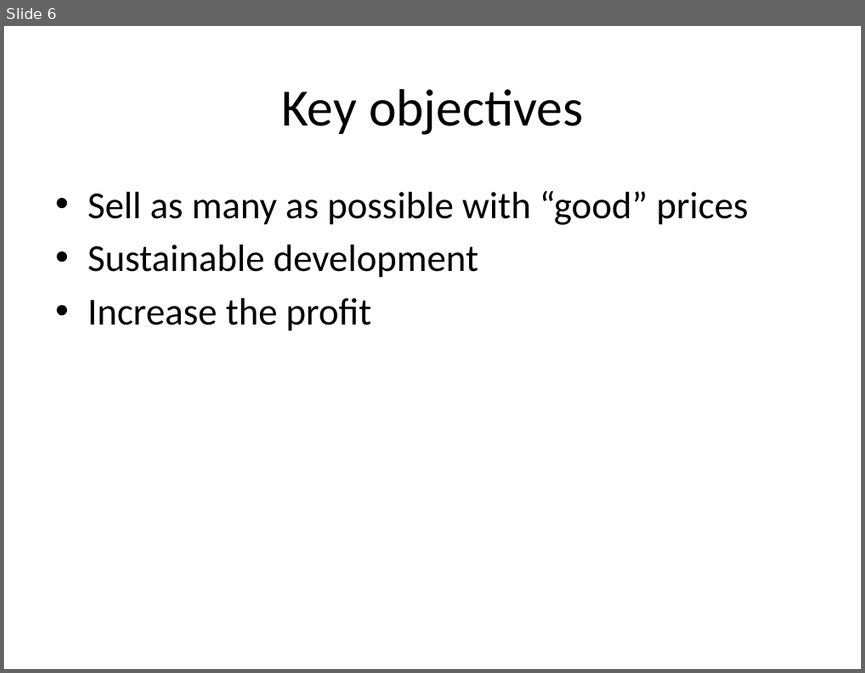
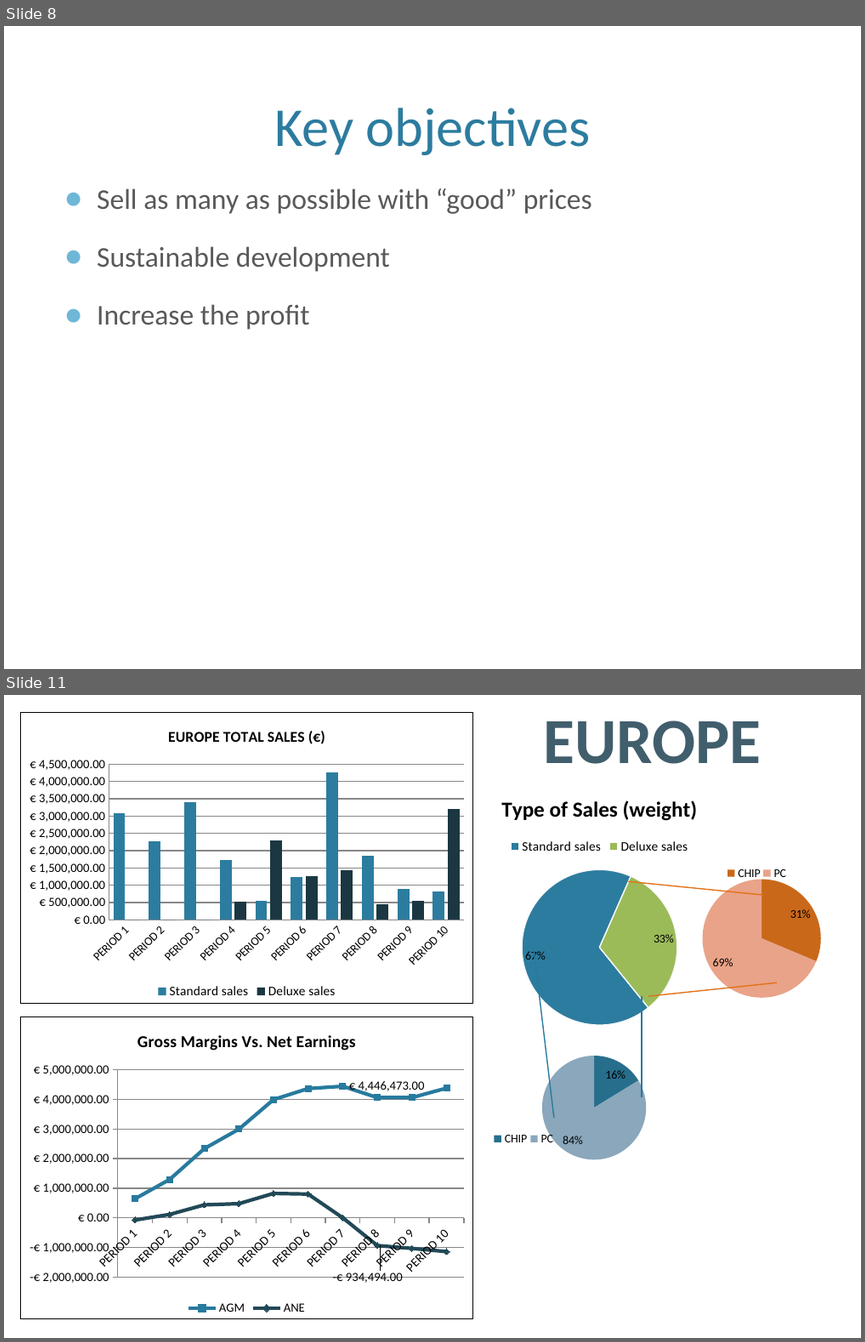
Before and after one commit to dj-death/modtech-bussim-2013, a slide deck: Documents/Final_Presentation.pptx. Shown one above the other, each under a label of ours: slide 6 before the commit, slides 8 and 11 after it; the slides between them are not shown. The pictures are 865x673 and 865x1342 pixels, drawn with LibreOffice and Linux fonts; fonts in the diff are those of the drawing; background and template pictures are left out. Boxes give left, top, right and bottom in pixels: in the first picture for what was removed or moved away, otherwise in the second. Text is boxed around its words. In the diff, an @@ line names an element or a change of style, - is before the commit and + after.

```diff
--- a/Documents/Final_Presentation.pptx
+++ b/Documents/Final_Presentation.pptx
@@ slide 11 added at box(4, 695, 861, 1338), background picture (left out) @@
@@ column chart added at box(21, 713, 473, 1004) @@
+title "EUROPE TOTAL SALES (€)"
+categories: PERIOD 1, PERIOD 2, PERIOD 3, PERIOD 4, PERIOD 5, PERIOD 6, PERIOD 7, PERIOD 8, PERIOD 9, PERIOD 10
+Standard sales: 3100000, 2300000, 3400000, 1700000, 600000, 1200000, 4300000, 1900000, 900000, 800000
+Deluxe sales: 0, 0, 0, 500000, 2300000, 1300000, 1400000, 500000, 500000, 3200000
@@ text added at box(543, 721, 760, 764), 54 pt, text gradient #91A2AC to #415E6D to #00435C, bold @@
+EUROPE
@@ pie chart added at box(386, 780, 814, 1036) @@
+title "Type of Sales (weight)"
+categories: Standard sales, Deluxe sales
+Series 1: 67, 33
@@ pie chart added at box(574, 840, 861, 1009) @@
+categories: CHIP, PC
+Series 1: 16, 84
+Series 2: 16, 84
+Series 3: 31, 69
+Series 4: 16, 84
@@ line added from (628, 882) to (763, 895), #E27218 1 pt @@
@@ line added from (534, 948) to (554, 1117), #287A9E 1 pt @@
@@ line added from (642, 996) to (642, 1097), #287A9E 1 pt @@
@@ line added from (648, 996) to (777, 983), #E27218 1 pt @@
@@ line chart added at box(21, 1016, 473, 1319) @@
+title "Gross Margins Vs. Net Earnings"
+categories: PERIOD 1, PERIOD 2, PERIOD 3, PERIOD 4, PERIOD 5, PERIOD 6, PERIOD 7, PERIOD 8, PERIOD 9, PERIOD 10
+AGM: 645000, 1297912, 2338381, 2997045, 3995855, 4368695, 4446473, 4064250, 4064250, 4384250
+ANE: -72777, 116624, 439717, 480720, 825487, 803987, 4150, -934494, -1031575, -1138444
@@ pie chart added at box(406, 1003, 792, 1171) @@
+categories: CHIP, PC
+Series 1: 16, 84
+Series 2: 16, 84
+Series 3: 16, 84
+Series 4: 16, 84
@@ what was slide 6 is now slide 8 @@
@@ slide 8 changed as well @@
@@ title "Key objectives": place and size @@
-title "Key objectives" at box(281, 89, 583, 135)
+title "Key objectives" at box(274, 108, 590, 155)
@@ title "Key objectives" at box(274, 108, 590, 155): size 44 to 46 pt, text colour #000000 to #2C7C9F; vertical alignment middle to bottom @@
@@ text "Sell as many as possible ...": place and size @@
-text "Sell as many as possible ..." at box(87, 191, 748, 331)
+text "Sell as many as possible ..." at box(97, 188, 592, 329)
@@ text "Sell as many as possible ..." at box(97, 188, 592, 329): size 32 to 24 pt, text colour #000000 to #595959; bullet • to ●; more space between paragraphs @@
```
Also in this commit, not shown: 11 other slides changed, 14 other slides added, 5 slides removed.
